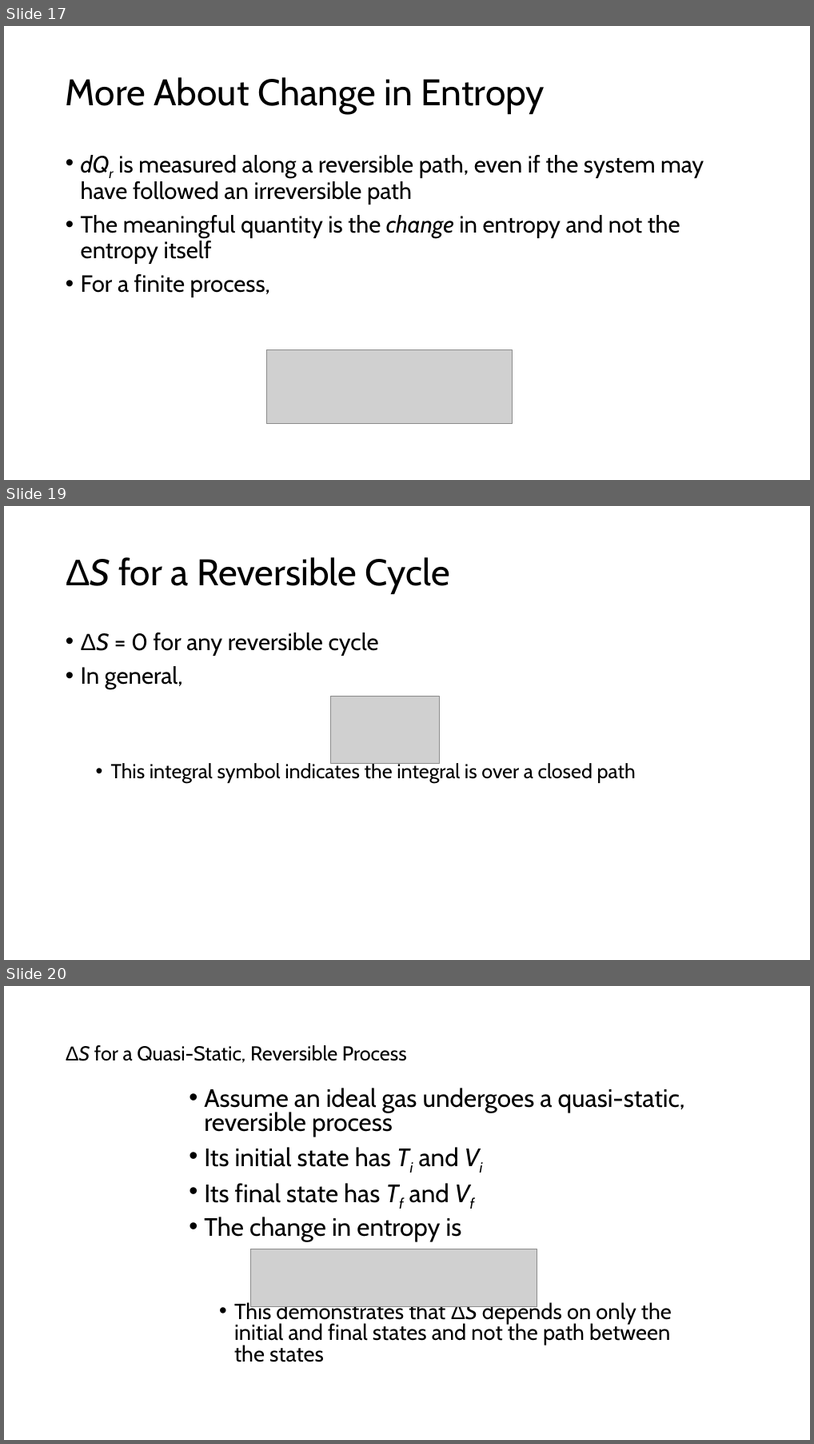
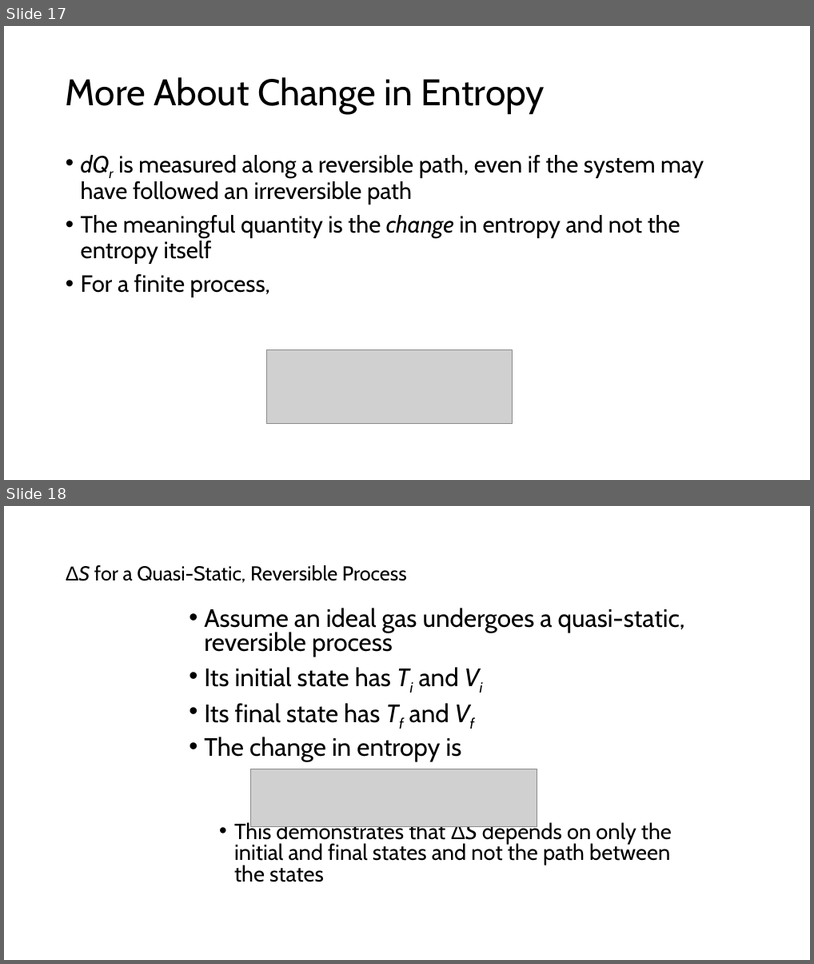
Before and after one commit to rtlines/Introductory-Physics-II, a slide deck: Lecture_Slides/PH 123 Lecture 39.pptx. Shown one above the other, each under a label of ours: slides 17, 19 and 20 before the commit, slides 17 and 18 after it; the slides between them are not shown. The pictures are 814x1444 and 814x964 pixels, drawn with LibreOffice and Linux fonts; fonts in the diff are those of the drawing; grey boxes stand for pictures. Boxes give left, top, right and bottom in pixels: in the first picture for what was removed or moved away, otherwise in the second. Text is boxed around its words. In the diff, an @@ line names an element or a change of style, - is before the commit and + after.

```diff
--- a/Lecture_Slides/PH 123 Lecture 39.pptx
+++ b/Lecture_Slides/PH 123 Lecture 39.pptx
@@ slide 19 removed at bbox=[4, 506, 810, 960], background #FFFFFF @@
@@ title removed at bbox=[66, 557, 450, 594] @@
-ΔS for a Reversible Cycle
@@ text removed at bbox=[81, 632, 636, 783] @@
-• ΔS = 0 for any reversible cycle
-• In general,
-  • This integral symbol indicates the integral is over a closed path
@@ picture removed at bbox=[330, 696, 439, 763] @@
@@ what was slide 20 is now slide 18 @@
```
Also in this commit, not shown: 2 slides changed, 1 other slide removed, 6 other files.
